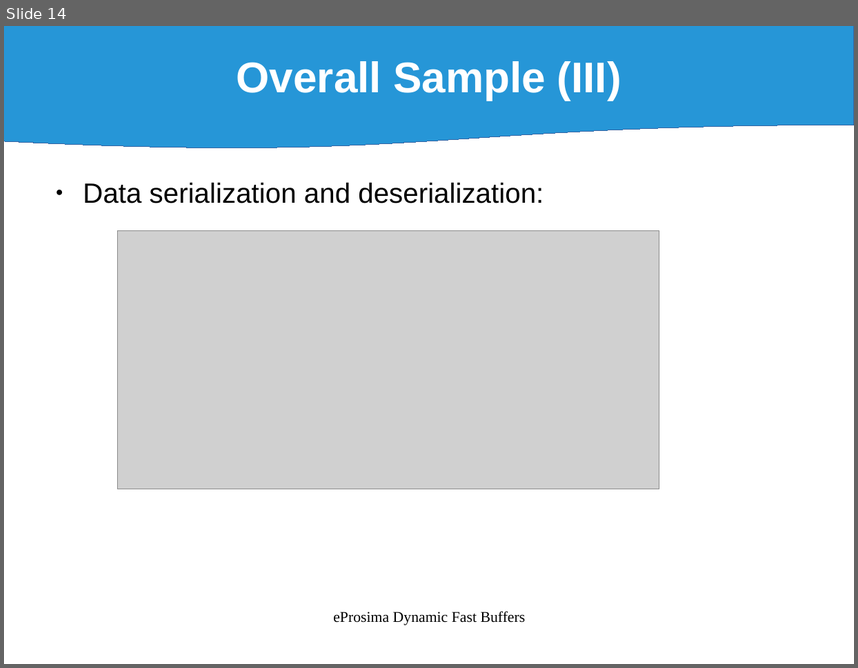
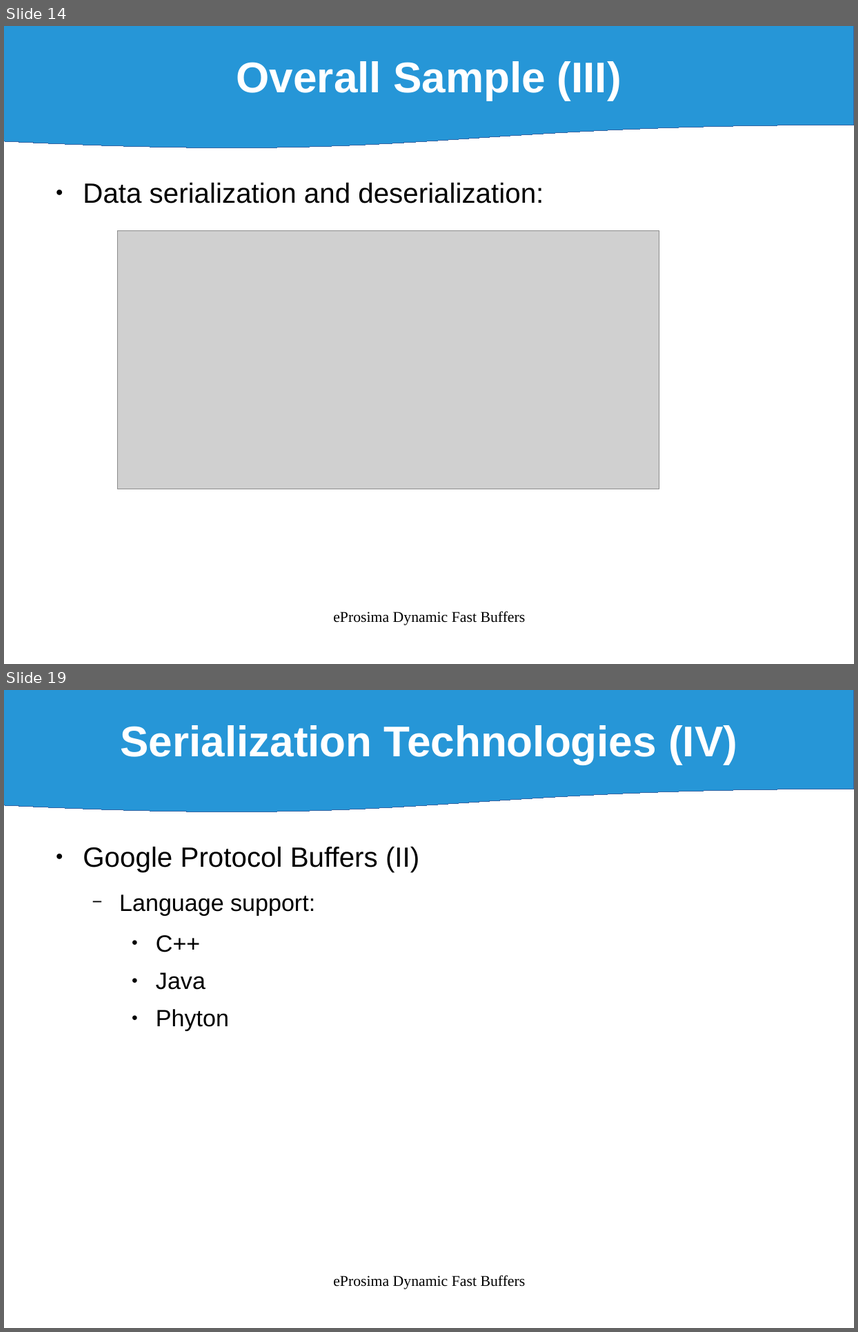
Before and after one commit to eProsima/Dynamic-Fast-Buffers, a slide deck: doc/DynamicFastBuffers_v0.1.odp. Shown one above the other, each under a label of ours: slide 14 before the commit, slides 14 and 19 after it; the slides between them are not shown. The pictures are 858x668 and 858x1332 pixels, drawn with LibreOffice and Linux fonts; fonts in the diff are those of the drawing; grey boxes stand for pictures. Boxes give left, top, right and bottom in pixels: in the first picture for what was removed or moved away, otherwise in the second. Text is boxed around its words. In the diff, an @@ line names an element or a change of style, - is before the commit and + after.

```diff
--- a/doc/DynamicFastBuffers_v0.1.odp
+++ b/doc/DynamicFastBuffers_v0.1.odp
@@ slide 19 added at (x1=4, y1=690, x2=854, y2=1328), background #FFFFFF @@
@@ flow chart document added at (x1=4, y1=690, x2=854, y2=814), fill #0084D1 at 85% opacity, outline #3465A4 0 pt, 40 pt, text #FFFFFF, bold @@
+Serialization Technologies (IV)
@@ text added at (x1=83, y1=846, x2=419, y2=1031), 22 pt, text #000000 @@
+● Google Protocol Buffers (II)
+  − Language support:
+    ● C++
+    ● Java
+    ● Phyton
@@ text added at (x1=333, y1=1274, x2=526, y2=1289), 14 pt, text #000000 @@
+eProsima Dynamic Fast Buffers
```
Also in this commit, not shown: 4 slides changed, 20 other slides added, 8 other files.
